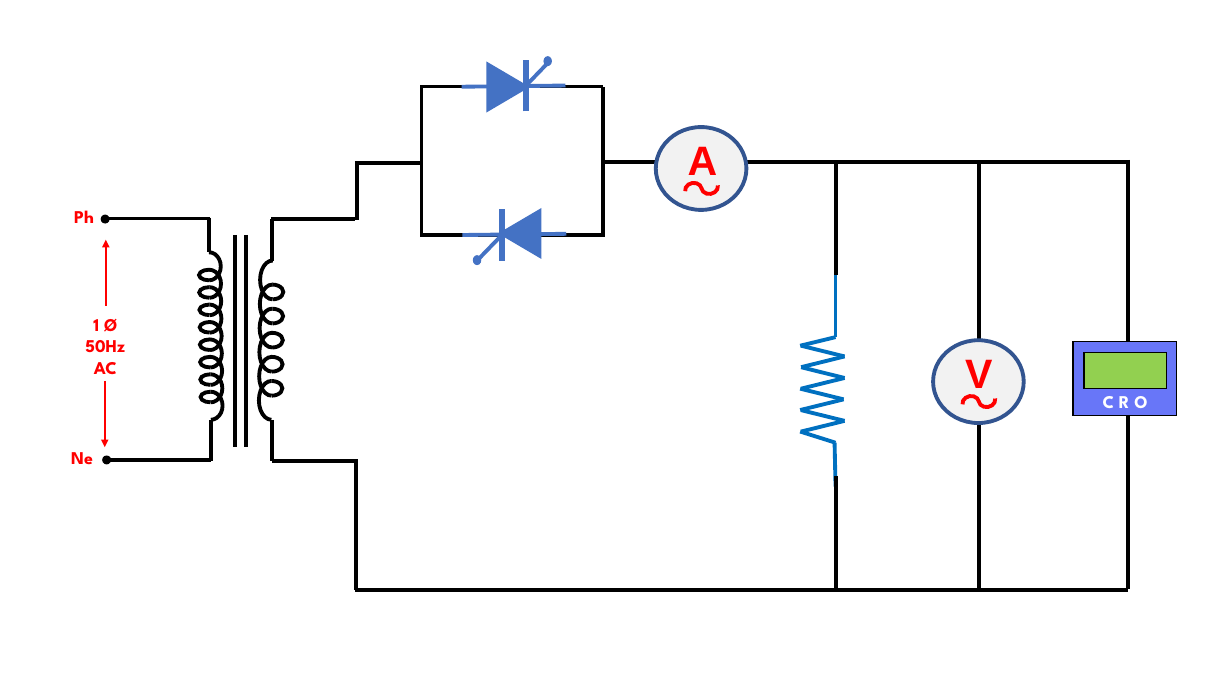
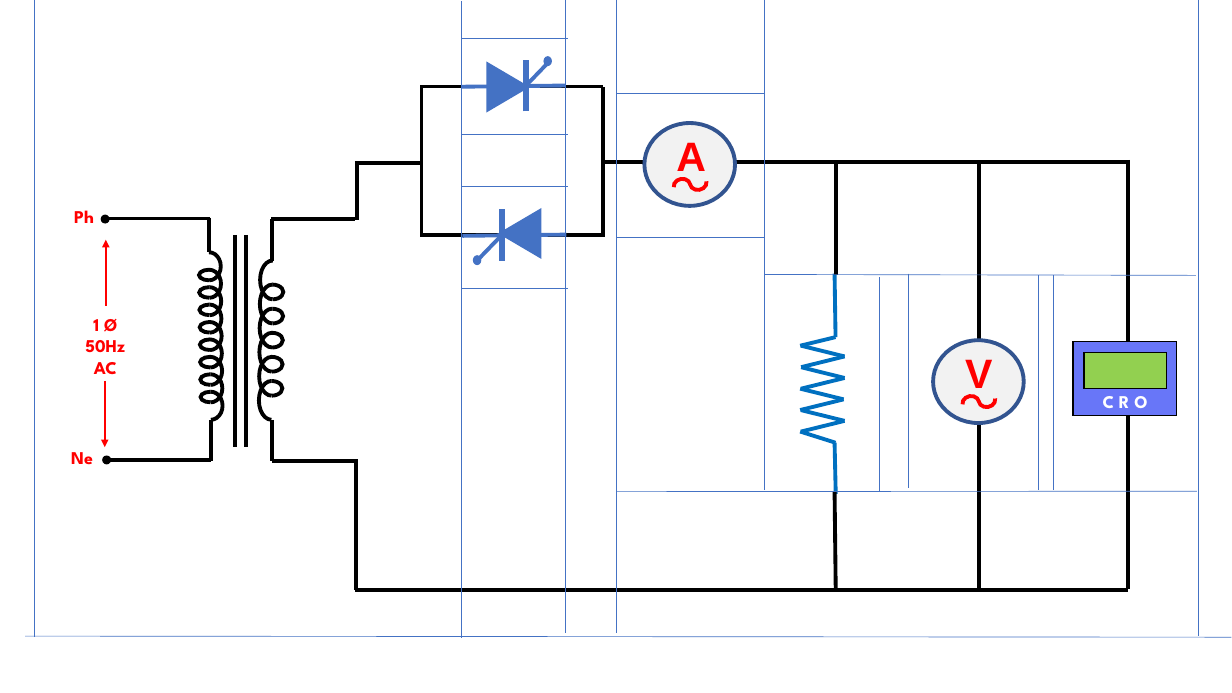
Before and after one commit to suriyamu1/PowerElectronicsLab, a slide deck: slide 1 of Assets/Powerpoints/AC Voltage Controller.pptx. Drawn at 1232x693 pixels with LibreOffice and Linux fonts; fonts in the diff are those of the drawing. Boxes give left, top, right and bottom in pixels: in the first picture for what was removed or moved away, otherwise in the second. Text is boxed around its words. In the diff, an @@ line names an element or a change of style, - is before the commit and + after.

```diff
--- a/Assets/Powerpoints/AC Voltage Controller.pptx
+++ b/Assets/Powerpoints/AC Voltage Controller.pptx
@@ line added from (34, 0) to (34, 638), #4472C4 0.5 pt @@
@@ line added from (462, 1) to (462, 639), #4472C4 0.5 pt @@
@@ line added from (566, 0) to (566, 633), #4472C4 0.5 pt @@
@@ line added from (616, 0) to (616, 633), #4472C4 0.5 pt @@
@@ line added from (764, 0) to (764, 490), #4472C4 0.5 pt @@
@@ line added from (1199, 0) to (1199, 636), #4472C4 0.5 pt @@
@@ line added from (567, 38) to (461, 38), #4472C4 0.5 pt @@
@@ line added from (764, 93) to (617, 93), #4472C4 0.5 pt @@
@@ line added from (567, 134) to (461, 134), #4472C4 0.5 pt @@
@@ 2 arc (boxed as its full ellipse)s, 1 text, 1 ellipse: place and size @@
-2 arc (boxed as its full ellipse)s, 1 text, 1 ellipse at box(656, 128, 747, 211)
+2 arc (boxed as its full ellipse)s, 1 text, 1 ellipse at box(644, 123, 735, 206)
@@ line added from (567, 187) to (461, 187), #4472C4 0.5 pt @@
@@ line added from (764, 238) to (617, 238), #4472C4 0.5 pt @@
@@ line added from (567, 288) to (461, 288), #4472C4 0.5 pt @@
@@ line added from (764, 274) to (1196, 275), #4472C4 0.5 pt @@
@@ line added from (880, 277) to (880, 493), #4472C4 0.5 pt @@
@@ line added from (909, 274) to (909, 489), #4472C4 0.5 pt @@
@@ line added from (1039, 275) to (1039, 490), #4472C4 0.5 pt @@
@@ line added from (1054, 275) to (1054, 491), #4472C4 0.5 pt @@
@@ line moved from (835, 443) - (836, 487) to (835, 443) - (836, 494) @@
@@ line added from (617, 492) to (1197, 492), #4472C4 0.5 pt @@
@@ line moved from (836, 476) - (836, 591) to (835, 492) - (836, 591) @@
@@ line added from (25, 636) to (1232, 638), #4472C4 0.5 pt @@
```
Also in this commit, not shown: 15 other files.
